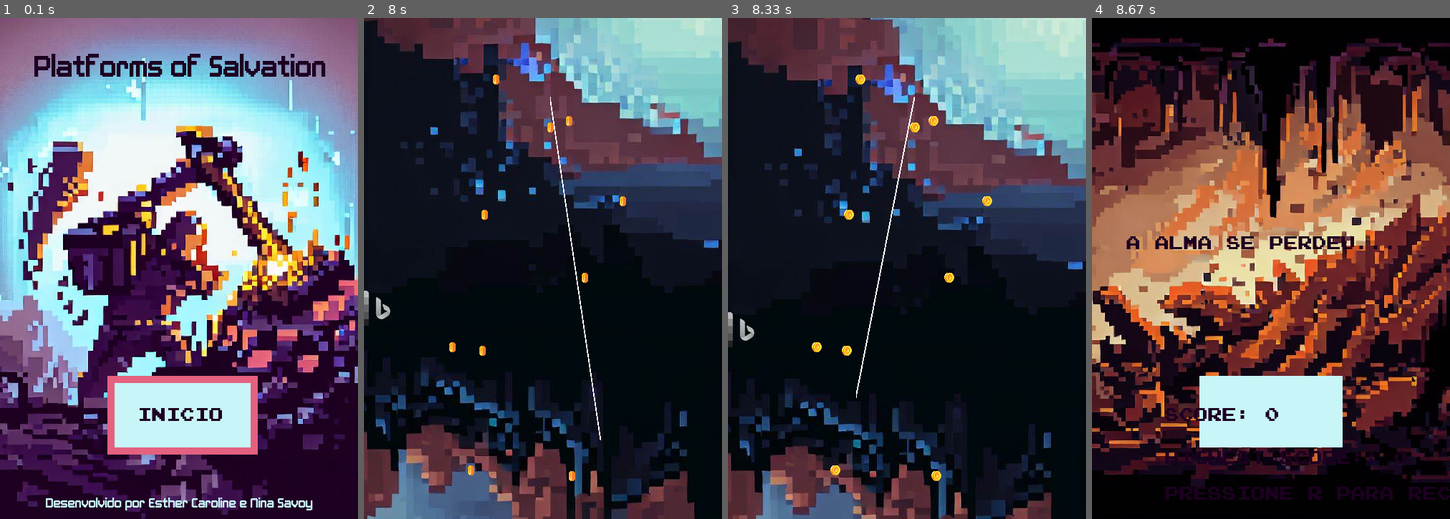
Above: before the commit, frames 1-4 (left to right).
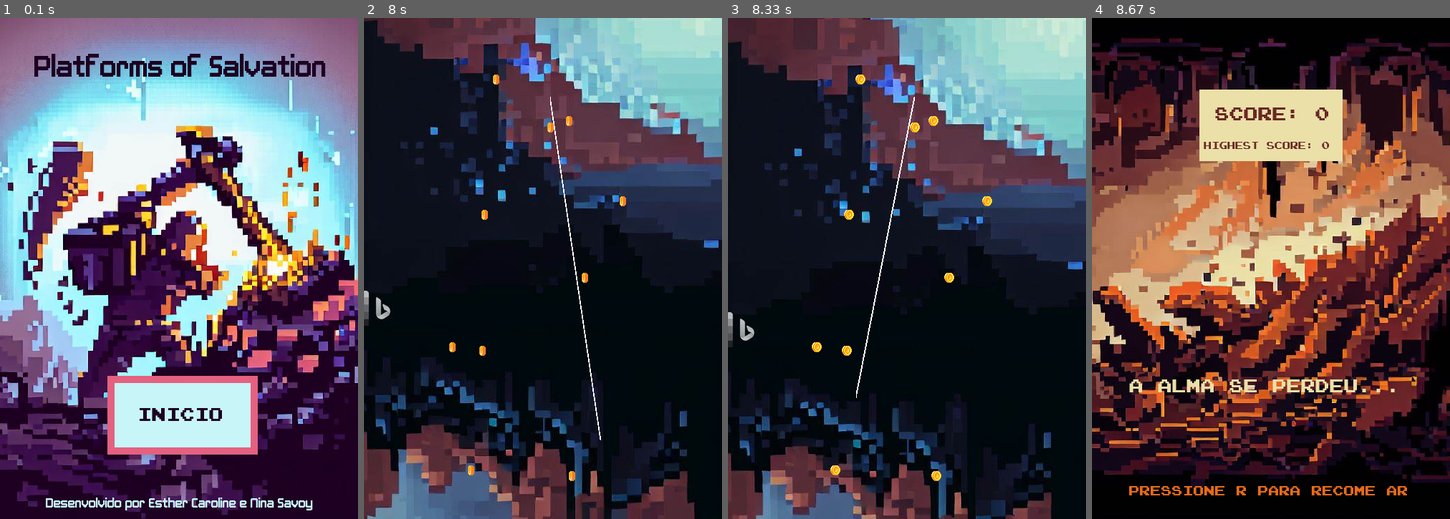
Above: after the commit, the same moments.

Repository: insper-classroom/devlife-23-1-projeto-pygame-esther_nina
Game: pygame game, started from code/jogo.py
Same seed, same stepped clock (60 frames per second), same inputs: the game is played once before the commit and once after it.
Inputs (mouse positions are in pixels of both pictures, inside the frame that each line leads up to):
- Up to frame 1 (0.1 s): no input
- Up to frame 2 (8 s): press the mouse at (543, 413) at 0.37 s; move the mouse to (485, 303) at 0.47 s; release the mouse at (432, 193) at 0.6 s; tap Space at 0.67 s; click (550, 98) at 1.05 s; press the mouse at (550, 98) at 1.37 s; move the mouse to (593, 223) at 1.47 s; release the mouse at (636, 348) at 1.6 s; press the mouse at (550, 98) at 1.7 s; move the mouse to (607, 248) at 1.8 s; release the mouse at (668, 398) at 1.93 s; press the mouse at (550, 98) at 2.03 s; move the mouse to (582, 138) at 2.13 s; release the mouse at (618, 178) at 2.27 s; press the mouse at (550, 98) at 2.37 s; move the mouse to (585, 123) at 2.47 s; release the mouse at (621, 143) at 2.6 s; press the mouse at (550, 98) at 2.7 s; move the mouse to (507, 138) at 2.8 s; release the mouse at (464, 178) at 2.93 s; press the mouse at (550, 98) at 3.03 s; move the mouse to (492, 278) at 3.13 s; release the mouse at (435, 453) at 3.27 s; press the mouse at (550, 98) at 3.37 s; move the mouse to (510, 203) at 3.47 s; release the mouse at (471, 308) at 3.6 s; press the mouse at (550, 98) at 3.7 s; move the mouse to (600, 243) at 3.8 s; release the mouse at (653, 388) at 3.93 s; press the mouse at (550, 98) at 4.03 s; move the mouse to (535, 108) at 4.13 s; release the mouse at (521, 118) at 4.27 s; press the mouse at (550, 98) at 4.37 s; move the mouse to (503, 228) at 4.47 s; release the mouse at (453, 353) at 4.6 s; press the mouse at (550, 98) at 4.7 s; move the mouse to (482, 138) at 4.8 s; release the mouse at (410, 178) at 4.93 s; press the mouse at (550, 98) at 5.03 s; move the mouse to (611, 213) at 5.13 s; release the mouse at (671, 328) at 5.27 s; press the mouse at (550, 98) at 5.37 s; move the mouse to (482, 208) at 5.47 s; release the mouse at (414, 318) at 5.6 s; press the mouse at (550, 98) at 5.7 s; move the mouse to (578, 223) at 5.8 s; release the mouse at (607, 343) at 5.93 s; press the mouse at (550, 98) at 6.03 s; move the mouse to (596, 198) at 6.13 s; release the mouse at (643, 293) at 6.27 s; press the mouse at (550, 98) at 6.37 s; move the mouse to (578, 163) at 6.47 s; release the mouse at (603, 223) at 6.6 s; press the mouse at (550, 98) at 6.7 s; move the mouse to (543, 133) at 6.8 s; release the mouse at (535, 163) at 6.93 s; press the mouse at (550, 98) at 7.03 s; move the mouse to (507, 123) at 7.13 s; release the mouse at (460, 143) at 7.27 s; press the mouse at (550, 98) at 7.37 s; move the mouse to (589, 263) at 7.47 s; release the mouse at (625, 423) at 7.6 s; press the mouse at (550, 98) at 7.7 s; move the mouse to (575, 268) at 7.8 s; release the mouse at (600, 438) at 7.93 s
- Up to frame 3 (8.33 s): press the mouse at (914, 98) at 8.03 s; move the mouse to (885, 248) at 8.13 s; release the mouse at (856, 398) at 8.27 s
- Up to frame 4 (8.67 s): no input

Frames 1-3 are identical in both runs. In frame 4, 14% of the frame differs, in the area x 9-100%, y 14-97%.

Commit message:
arrumeada tela fim

Diff:
--- a/code/classe_jogo.py
+++ b/code/classe_jogo.py
@@ -2,12 +2,7 @@
 import random
 from classe_plataforma import *
 from classe_coins import *
-
-ROXO_ESCURO = (29, 0, 33)
-AZUL_CLARINHO = (200, 245, 247)
-AZUL_BOLA = (115, 209, 208)
-ROSA = (228, 97, 128)
-AZUL_FUNDO = (23, 28, 48)
+from extra import *
 
 class Jogo:
     def __init__(self):
@@ -214,6 +209,8 @@
         self.imagem_inicio = pygame.transform.scale(self.imagem_inicio, (700, 700))
 
         self.fonte = pygame.font.Font('assets/Emulogic-zrEw.ttf', 20)
+        self.fontemenor = pygame.font.Font('assets/Emulogic-zrEw.ttf', 11)
+        self.fontemedia = pygame.font.Font('assets/Emulogic-zrEw.ttf', 15)
         self.inicio = TelaInicio()
         self.fim =  True
 
@@ -233,19 +230,19 @@
 
     def desenha_tela_fim(self):
         self.window.blit(self.imagem_inicio, (- 87, 0))
-        pygame.draw.rect(self.window, AZUL_CLARINHO, (150, 500, 200, 100))
-
-        game_over = self.fonte.render('A alma se perdeu...', self.fonte, ROXO_ESCURO)
-        self.window.blit(game_over, (46, 300))
-
-        restart = self.fonte.render('Pressione R para recomeçar', self.fonte, ROXO_ESCURO)
-        self.window.blit(restart, (100, 650))
-
-        score =  self.fonte.render(f'Score: {self.score}', self.fonte, ROXO_ESCURO)
-        self.window.blit(score, (100, 540))
-
-        maior_score = self.fonte.render(f'Highest Score:: {self.maior_score}', self.fonte, ROXO_ESCURO)
-        self.window.blit(maior_score, (100, 600))
+        pygame.draw.rect(self.window, BEGE, (150, 100, 200, 100))
+
+        game_over = self.fonte.render('A alma se perdeu...', self.fonte, BEGE)
+        self.window.blit(game_over, (50, 500))
+
+        restart = self.fontemedia.render('Pressione R para recomeçar', self.fontemedia, LARANJA)
+        self.window.blit(restart, (50, 650))
+
+        score =  self.fonte.render(f'Score: {self.score}', self.fonte, MARROM_AVERMELHADO)
+        self.window.blit(score, (170, 120))
+
+        maior_score = self.fontemenor.render(f'Highest Score: {self.maior_score}', self.fontemenor, MARROM_AVERMELHADO)
+        self.window.blit(maior_score, (155, 170))
         pygame.display.update()
 
     def fim_loop(self): # O loop para a tela de fim
--- a/code/extra.py
+++ b/code/extra.py
@@ -2,3 +2,8 @@
 MARROM_AVERMELHADO = (105, 40, 36)
 LARANJA = (232, 107, 25)
 MARROM_CLARO = (136, 74, 63)
+ROXO_ESCURO = (29, 0, 33)
+AZUL_CLARINHO = (200, 245, 247)
+AZUL_BOLA = (115, 209, 208)
+ROSA = (228, 97, 128)
+AZUL_FUNDO = (23, 28, 48)
